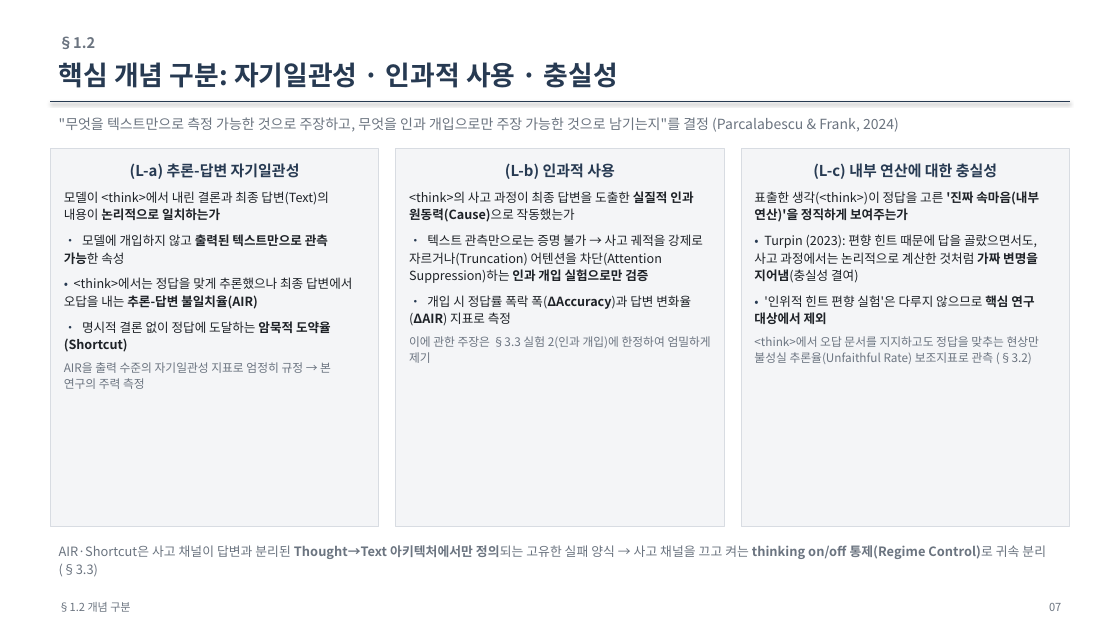
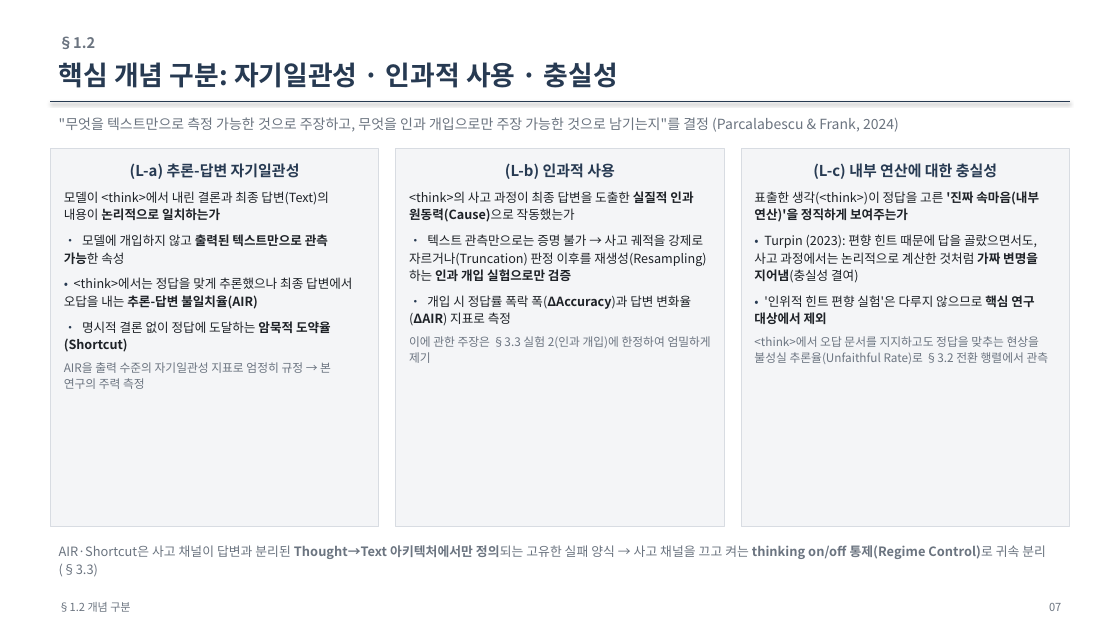
Before and after one commit to jin-ryu/temporal-conflict-qa, a slide deck: slide 7 of docs/ThinkConflict_연구보고.pptx. Drawn at 1120x630 pixels with LibreOffice and Linux fonts; fonts in the diff are those of the drawing. Boxes give left, top, right and bottom in pixels: in the first picture for what was removed or moved away, otherwise in the second. Text is boxed around its words. In the diff, an @@ line names an element or a change of style, - is before the commit and + after.

Commit message:
docs: ThinkConflict 계획서 대개편 — 진단 프레임워크를 1차 기여로 전면화(기여 목록·한줄요약 신설), 실험 재구성(귀속통제 통합·인과개입 truncation+resampling 한정, AIR-Gate/steering/attention/로드맵 제거), 지표·라벨타당성·측정규약 표준화, 실험결과 섹션 신설·References 스타일화·RQ/헤딩 순번 통일 + PPT 동기화

```diff
--- a/docs/ThinkConflict_연구보고.pptx
+++ b/docs/ThinkConflict_연구보고.pptx
@@ text in rectangle at bbox=[409, 234, 706, 281]: text changed @@
-• 텍스트 관측만으로는 증명 불가 → 사고 궤적을 강제로 자르거나(Truncation) 어텐션을 차단(Attention Suppression)하는 인과 개입 실험으로만 검증
+• 텍스트 관측만으로는 증명 불가 → 사고 궤적을 강제로 자르거나(Truncation) 판정 이후를 재생성(Resampling)하는 인과 개입 실험으로만 검증
@@ text in rectangle at bbox=[754, 336, 1049, 364]: text changed @@
-<think>에서 오답 문서를 지지하고도 정답을 맞추는 현상만 불성실 추론율(Unfaithful Rate) 보조지표로 관측 (§3.2)
+<think>에서 오답 문서를 지지하고도 정답을 맞추는 현상을 불성실 추론율(Unfaithful Rate)로 §3.2 전환 행렬에서 관측
```
Also in this commit, not shown: 17 other slides changed, 1 slide added, 2 slides removed, 2 other files.
